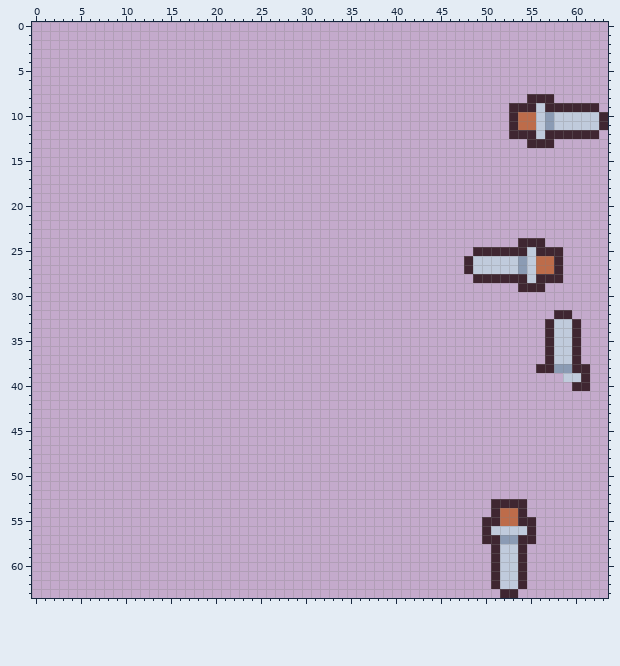
Two versions of one pixel-art sprite, img/sword.png. This is how it looked before the edit.
The file is 64x64 pixels. The old version is drawn lined up with the new one.
And afterwards:
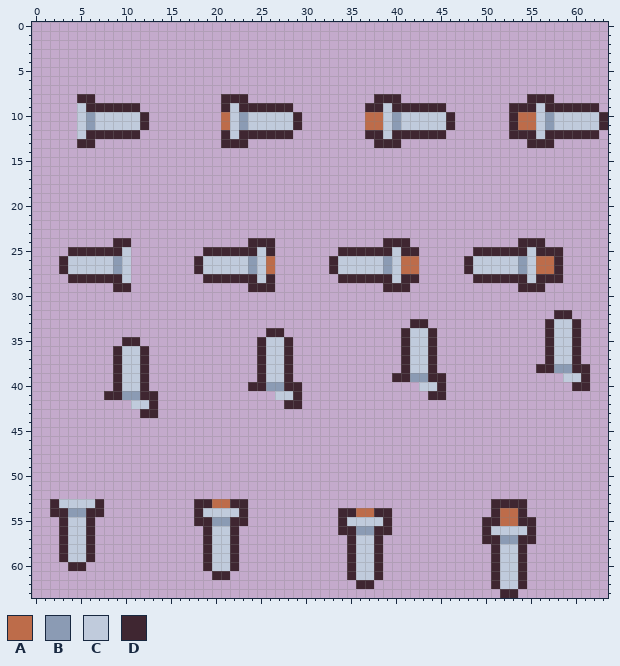
Palette (. is transparent): A #bd6c4a  B #8b9bb4  C #c0cbdc  D #3f2631
Changes in this commit:
whole drawing moved by +48,+0 (the old picture is shown already moved)
@@ x 0..63 @@
  7 ................................................................
- 8 .......................................................DDD......
- 9 .....................................................DDDCDDDDDD.
-10 .....................................................DAACBCCCCCD
-11 .....................................................DAACBCCCCCD
-12 .....................................................DDDCDDDDDD.
-13 .......................................................DDD......
+ 8 .....DD..............DDD..............DDD..............DDD......
+ 9 .....CDDDDDD.........DCDDDDDD........DDCDDDDDD.......DDDCDDDDDD.
+10 .....CBCCCCCD........ACBCCCCCD.......AACBCCCCCD......DAACBCCCCCD
+11 .....CBCCCCCD........ACBCCCCCD.......AACBCCCCCD......DAACBCCCCCD
+12 .....CDDDDDD.........DCDDDDDD........DDCDDDDDD.......DDDCDDDDDD.
+13 .....DD..............DDD..............DDD..............DDD......
 14 ................................................................
@@ x 1..44 @@
 23 ............................................
-24 ............................................
-25 ............................................
-26 ............................................
-27 ............................................
-28 ............................................
-29 ............................................
+24 ........DD.............DDD............DDD...
+25 ...DDDDDDC........DDDDDDCD.......DDDDDDCDD..
+26 ..DCCCCCBC.......DCCCCCBCA......DCCCCCBCAA..
+27 ..DCCCCCBC.......DCCCCCBCA......DCCCCCBCAA..
+28 ...DDDDDDC........DDDDDDCD.......DDDDDDCDD..
+29 ........DD.............DDD............DDD...
 30 ............................................
@@ x 6..47 @@
 32 ..........................................
-33 ..........................................
-34 ..........................................
-35 ..........................................
-36 ..........................................
-37 ..........................................
-38 ..........................................
-39 ..........................................
-40 ..........................................
-41 ..........................................
-42 ..........................................
-43 ..........................................
+33 ....................................DD....
+34 ....................DD.............DCCD...
+35 ....DD.............DCCD............DCCD...
+36 ...DCCD............DCCD............DCCD...
+37 ...DCCD............DCCD............DCCD...
+38 ...DCCD............DCCD............DCCD...
+39 ...DCCD............DCCD...........DDBBDD..
+40 ...DCCD...........DDBBDD.............CCD..
+41 ..DDBBDD.............CCD..............DD..
+42 .....CCD..............DD..................
+43 ......DD..................................
 44 ..........................................
@@ x 0..41 @@
 52 ..........................................
-53 ..........................................
-54 ..........................................
-55 ..........................................
-56 ..........................................
-57 ..........................................
-58 ..........................................
-59 ..........................................
-60 ..........................................
-61 ..........................................
-62 ..........................................
+53 ..DCCCCD..........DDAADD..................
+54 ..DDBBDD..........DCCCCD..........DDAADD..
+55 ...DCCD...........DDBBDD..........DCCCCD..
+56 ...DCCD............DCCD...........DDBBDD..
+57 ...DCCD............DCCD............DCCD...
+58 ...DCCD............DCCD............DCCD...
+59 ...DCCD............DCCD............DCCD...
+60 ....DD.............DCCD............DCCD...
+61 ....................DD.............DCCD...
+62 ....................................DD....
 63 ..........................................
